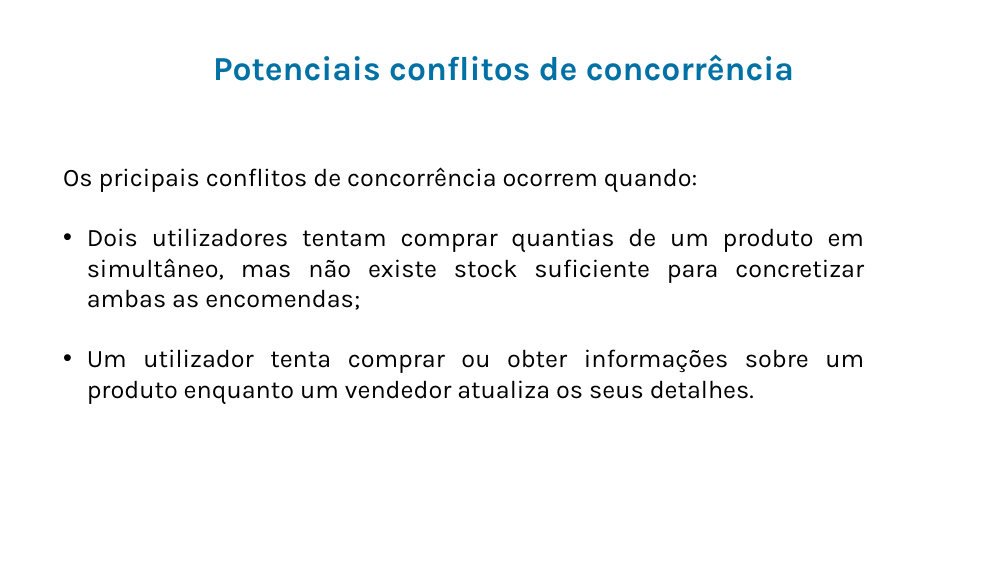
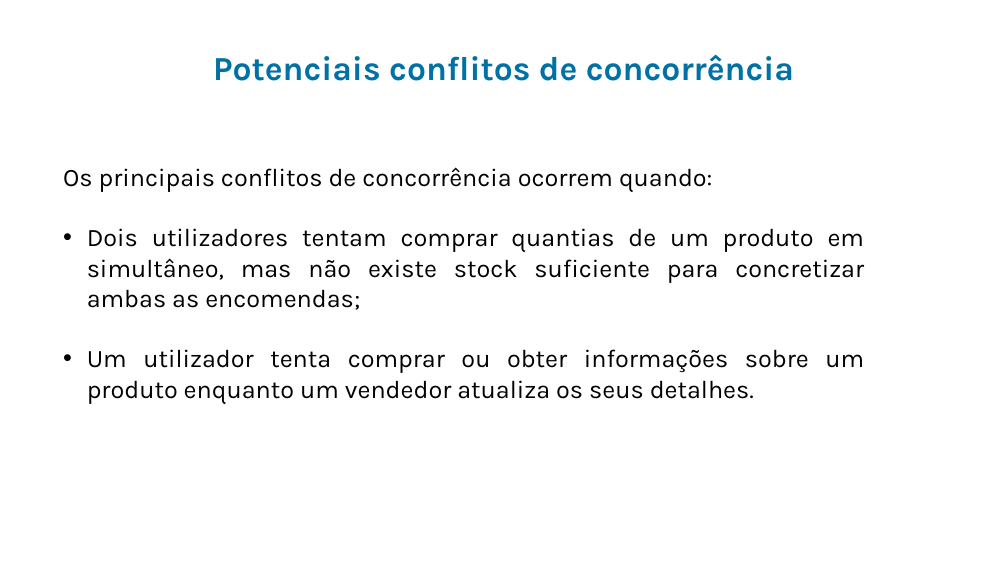
Before and after one commit to goncaloalmeida19/projeto-de-bd, a slide deck: slide 7 of Apresentação.pptx. Drawn at 1008x567 pixels with LibreOffice and Linux fonts; fonts in the diff are those of the drawing; background and template pictures are left out. Boxes give left, top, right and bottom in pixels: in the first picture for what was removed or moved away, otherwise in the second. Text is boxed around its words. In the diff, an @@ line names an element or a change of style, - is before the commit and + after.

Commit message:
Update Apresentação e Cronograma

```diff
--- a/Apresentação.pptx
+++ b/Apresentação.pptx
@@ text at [63, 167, 713, 192]: text changed @@
-Os pricipais conflitos de concorrência ocorrem quando:
+Os principais conflitos de concorrência ocorrem quando:
```
Also in this commit, not shown: 1 other file.
